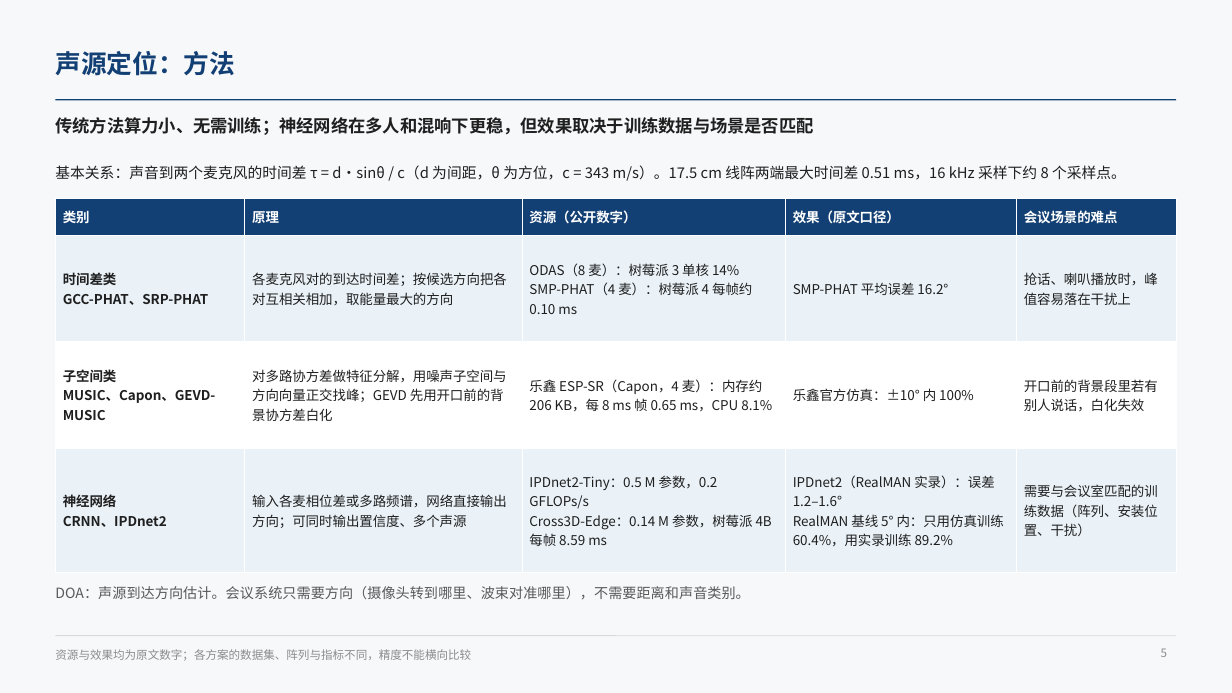
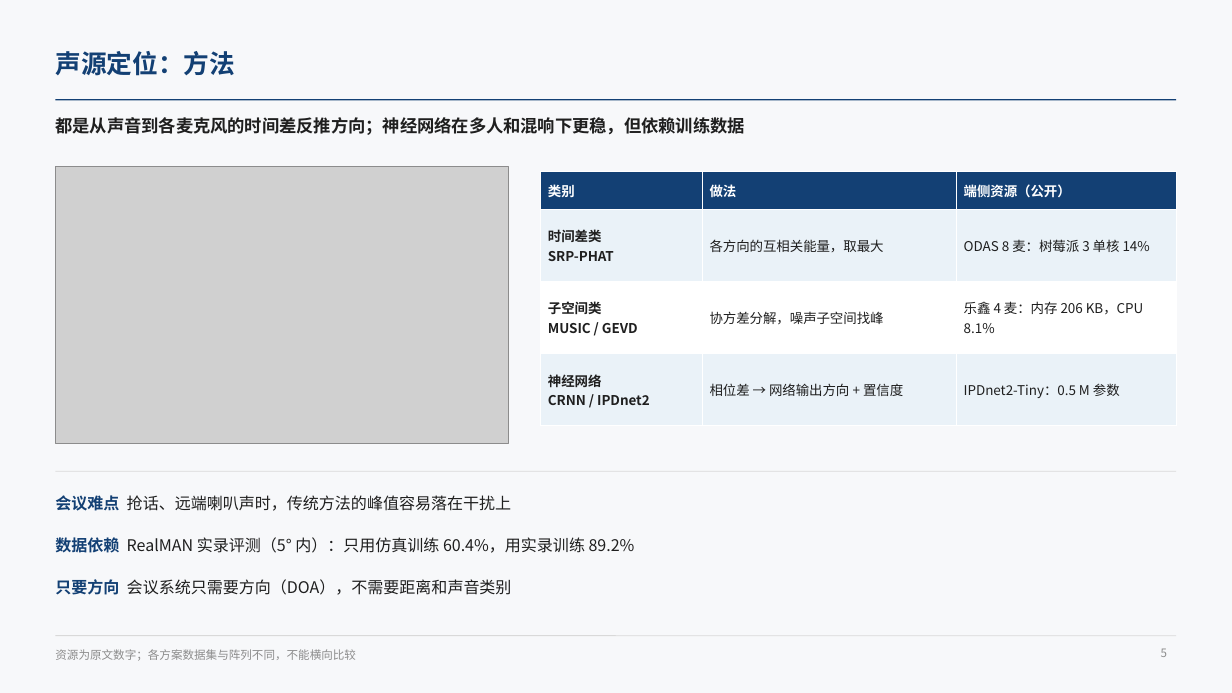
Before and after one commit to ZeroFoxxi/ssl-scene1, a slide deck: slide 5 of 01_场景一_摄像头声源定位/技术总结/声源定位与波束成形技术总结.pptx. Drawn at 1232x693 pixels with LibreOffice and Linux fonts; fonts in the diff are those of the drawing; grey boxes stand for pictures. Boxes give left, top, right and bottom in pixels: in the first picture for what was removed or moved away, otherwise in the second. Text is boxed around its words. In the diff, an @@ line names an element or a change of style, - is before the commit and + after.

```diff
--- a/01_场景一_摄像头声源定位/技术总结/声源定位与波束成形技术总结.pptx
+++ b/01_场景一_摄像头声源定位/技术总结/声源定位与波束成形技术总结.pptx
@@ text at (55,117,744,135): text changed @@
-传统方法算力小、无需训练；神经网络在多人和混响下更稳，但效果取决于训练数据与场景是否匹配
+都是从声音到各麦克风的时间差反推方向；神经网络在多人和混响下更稳，但依赖训练数据
@@ text removed at (55,165,1126,181) @@
-基本关系：声音到两个麦克风的时间差 τ = d·sinθ / c（d 为间距，θ 为方位，c = 343 m/s）。17.5 cm 线阵两端最大时间差 0.51 ms，16 kHz 采样下约 8 个采样点。
@@ picture added at (55,166,508,444) @@
@@ table at (541,171,1177,409) @@
-column 1: 类别 | 时间差类 / GCC-PHAT、SRP-PHAT | 子空间类 / MUSIC、Capon、GEVD-MUSIC | 神经网络 / CRNN、IPDnet2
-column 2: 原理 | 各麦克风对的到达时间差；按候选方向把各对互相关相加，取能量最大的方向 | 对多路协方差做特征分解，用噪声子空间与方向向量正交找峰；GEVD 先用开口前的背景协方差白化 | 输入各麦相位差或多路频谱，网络直接输出方向；可同时输出置信度、多个声源
-column 3: 资源（公开数字） | ODAS（8 麦）：树莓派 3 单核 14% / SMP-PHAT（4 麦）：树莓派 4 每帧约 0.10 ms | 乐鑫 ESP-SR（Capon，4 麦）：内存约 206 KB，每 8 ms 帧 0.65 ms，CPU 8.1% | IPDnet2-Tiny：0.5 M 参数，0.2 GFLOPs/s / Cross3D-Edge：0.14 M 参数，树莓派 4B 每帧 8.59 ms
-column 4: 效果（原文口径） | SMP-PHAT 平均误差 16.2° | 乐鑫官方仿真：±10° 内 100% | IPDnet2（RealMAN 实录）：误差 1.2–1.6° / RealMAN 基线 5° 内：只用仿真训练 60.4%，用实录训练 89.2%
-column 5: 会议场景的难点 | 抢话、喇叭播放时，峰值容易落在干扰上 | 开口前的背景段里若有别人说话，白化失效 | 需要与会议室匹配的训练数据（阵列、安装位置、干扰）
+column 1: 类别 | 时间差类 / SRP-PHAT | 子空间类 / MUSIC / GEVD | 神经网络 / CRNN / IPDnet2
+column 2: 做法 | 各方向的互相关能量，取最大 | 协方差分解，噪声子空间找峰 | 相位差 → 网络输出方向 + 置信度
+column 3: 端侧资源（公开） | ODAS 8 麦：树莓派 3 单核 14% | 乐鑫 4 麦：内存 206 KB，CPU 8.1% | IPDnet2-Tiny：0.5 M 参数
@@ table: place and size @@
-table at (55,199,1177,550)
+table at (541,171,1177,409)
@@ line added from (55, 471) to (1177, 471), #D9D9D9 0.75 pt @@
@@ text added at (55,495,511,511), 12.5 pt, text #1F1F1F @@
+会议难点 抢话、远端喇叭声时，传统方法的峰值容易落在干扰上
@@ text added at (55,535,635,556), 12.5 pt, text #1F1F1F @@
+数据依赖 RealMAN 实录评测（5° 内）：只用仿真训练 60.4%，用实录训练 89.2%
@@ text "只要方向 会议系统只需要方向（DOA），不需要距离和声音类别" at (55,579,512,595): vertical alignment top to middle @@
@@ text at (55,579,512,595): text changed; size 11 to 12.5 pt; text colour #595959 to #1F1F1F @@
-DOA：声源到达方向估计。会议系统只需要方向（摄像头转到哪里、波束对准哪里），不需要距离和声音类别。
+只要方向 会议系统只需要方向（DOA），不需要距离和声音类别
@@ text at (55,649,356,661): text changed @@
-资源与效果均为原文数字；各方案的数据集、阵列与指标不同，精度不能横向比较
+资源为原文数字；各方案数据集与阵列不同，不能横向比较
```
Also in this commit, not shown: 11 other slides changed, 5 other files.
